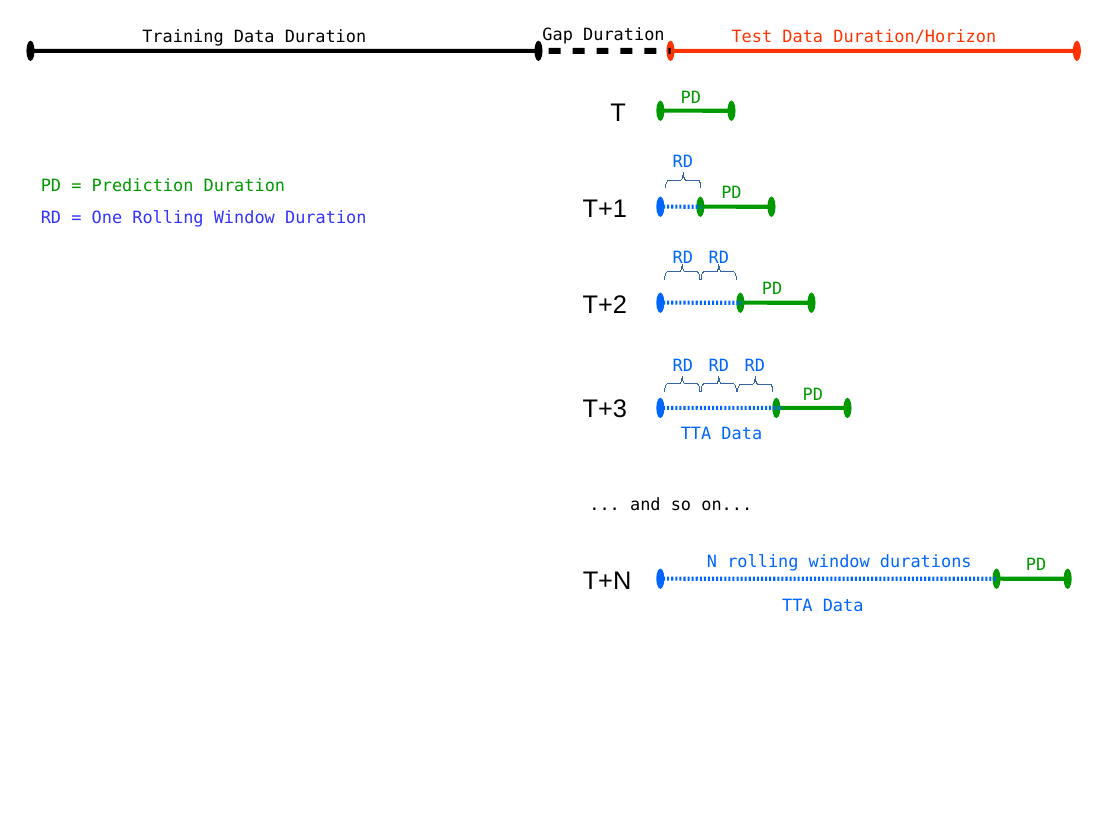
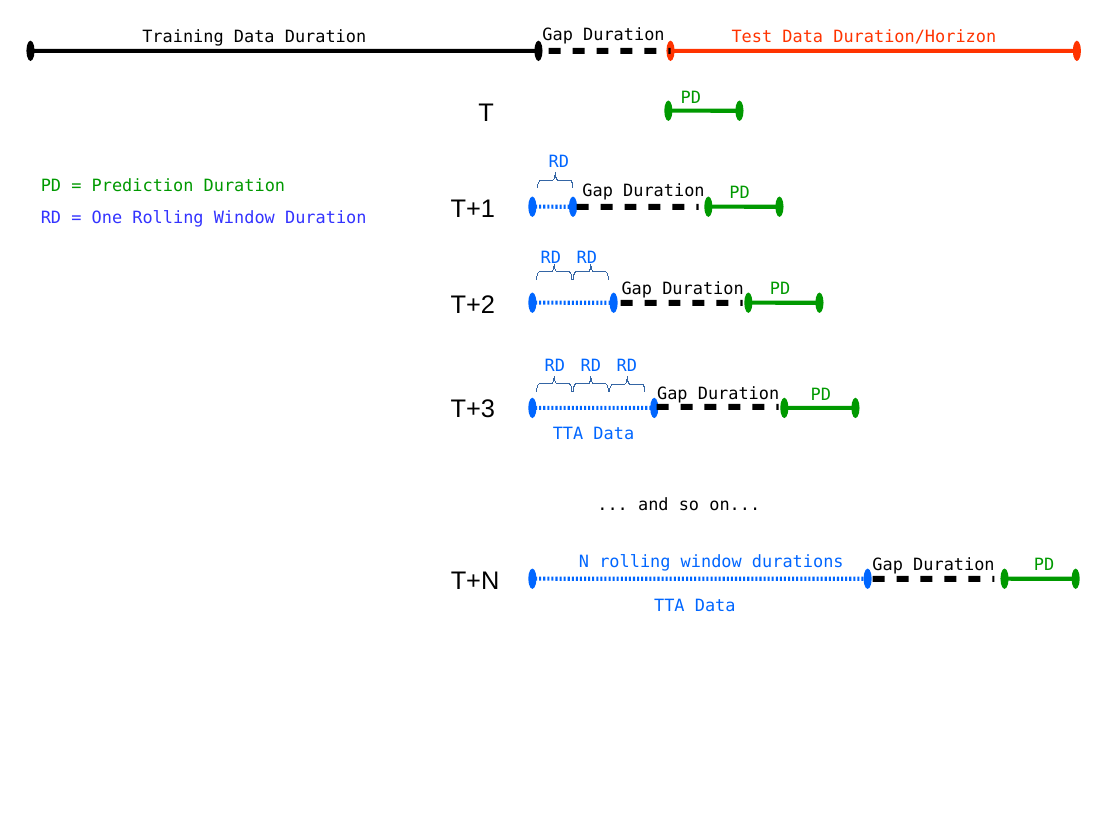
Before and after one commit to h2oai/driverlessai-tutorials, a slide deck: slide 1 of driverlessai_experiments/timeseries/ts-full-pipeline/images/TTA - Rolling Window.odp. Drawn at 1120x840 pixels with LibreOffice and Linux fonts; fonts in the diff are those of the drawing. Boxes give left, top, right and bottom in pixels: in the first picture for what was removed or moved away, otherwise in the second. Text is boxed around its words. In the diff, an @@ line names an element or a change of style, - is before the commit and + after.

Commit message:
Rolling Window depiction for Gap was incorrect. Fixed it.

```diff
--- a/driverlessai_experiments/timeseries/ts-full-pipeline/images/TTA - Rolling Window.odp
+++ b/driverlessai_experiments/timeseries/ts-full-pipeline/images/TTA - Rolling Window.odp
@@ text "RD": place and size @@
-text "RD" at <box>673,154,693,167</box>
+text "RD" at <box>549,154,569,167</box>
@@ 13 texts, 6 freeform shapes, 4 double arrows: place and size @@
-13 texts, 6 freeform shapes, 4 double arrows at <box>583,103,996,612</box>
+13 texts, 6 freeform shapes, 4 double arrows at <box>451,103,868,612</box>
@@ arrow (533, 206) - (573, 206): arrow to double arrow @@
@@ line added from (577, 207) to (699, 207), #000000 4.31 pt @@
@@ text added at <box>582,183,704,200</box>, 12 pt, text #000000 @@
+Gap Duration
@@ text added at <box>622,281,743,298</box>, 12 pt, text #000000 @@
+Gap Duration
@@ arrow (533, 303) - (614, 303): arrow to double arrow @@
@@ line added from (621, 303) to (743, 303), #000000 4.31 pt @@
@@ text added at <box>657,386,779,404</box>, 12 pt, text #000000 @@
+Gap Duration
@@ arrow (533, 408) - (655, 408): arrow to double arrow @@
@@ line added from (657, 407) to (779, 407), #000000 4.31 pt @@
@@ text added at <box>872,557,994,574</box>, 12 pt, text #000000 @@
+Gap Duration
@@ arrow (533, 579) - (868, 579): arrow to double arrow @@
@@ line added from (873, 579) to (995, 579), #000000 4.31 pt @@
@@ 5 texts, 5 double arrows: place and size @@
-5 texts, 5 double arrows at <box>630,111,1068,579</box>
+5 texts, 5 double arrows at <box>638,111,1076,579</box>
```
Also in this commit, not shown: 1 other file.
